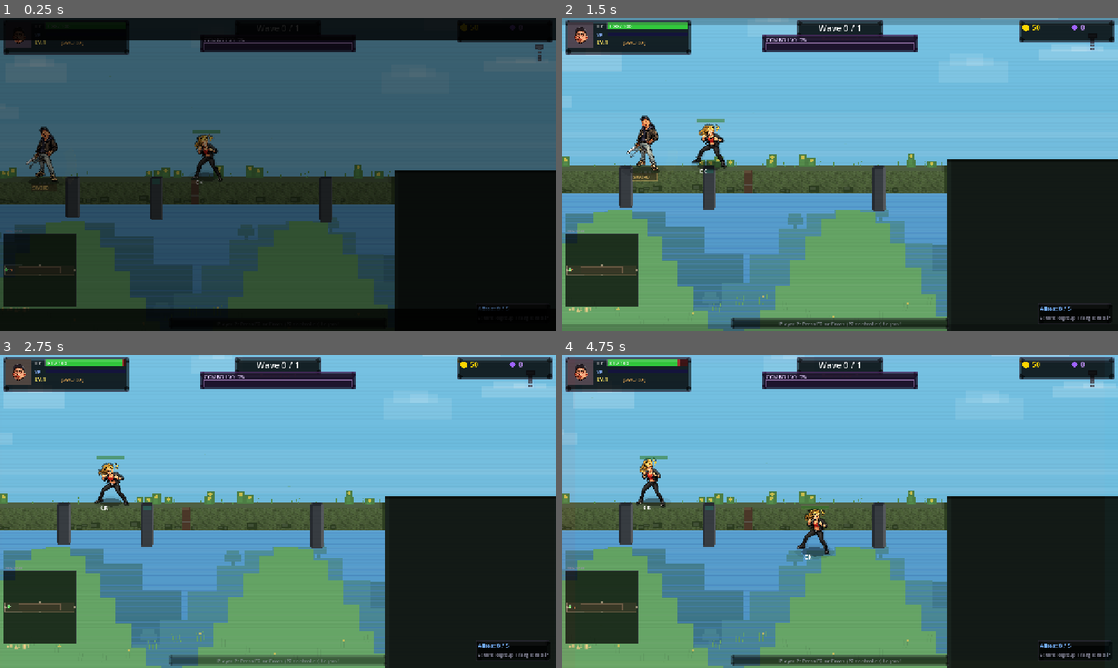
Above: before the commit, frames 1-4 (two rows, left to right).
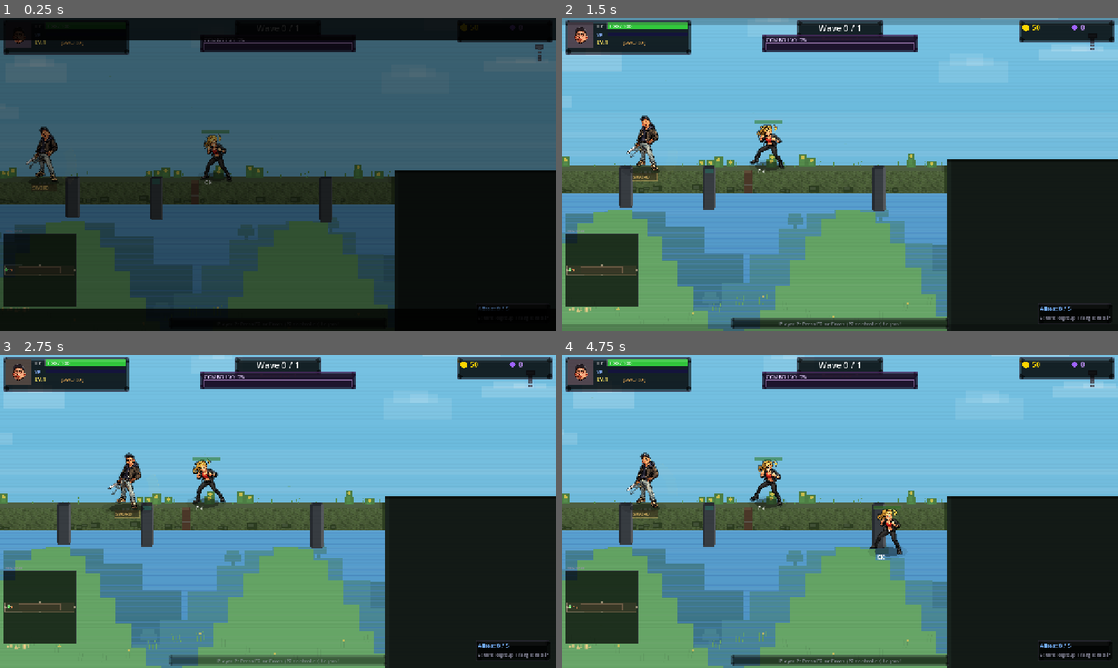
Above: after the commit, the same moments.

Repository: Flyvendedk799/SnakeGameGodot
Game: Godot game, scene res://main_game/main_game.tscn
Same seed, same stepped clock (60 frames per second), same inputs: the game is played once before the commit and once after it. This scene is started directly instead of the project's main scene.
Inputs (mouse positions are in pixels of both pictures, inside the frame that each line leads up to):
- Up to frame 1 (0.25 s): no input
- Up to frame 2 (1.5 s): tap Enter (ui_accept) at 0.5 s; move the mouse to (962, 158) at 0.52 s; hold D (move_right) 0.53-1.25 s; tap V (block) at 0.6 s; click (962, 158) at 0.67 s; tap Tab (open_shop) at 0.77 s; drag from (728, 190) to (812, 237) at 1.27 s
- Up to frame 3 (2.75 s): move the mouse to (333, 442) at 2.02 s; hold D (move_right) from 2.03 s (still down); tap V (block) at 2.1 s
- Up to frame 4 (4.75 s): release D (move_right) at 2.75 s; drag from (812, 574) to (673, 464) at 2.77 s; move the mouse to (1006, 558) at 3.52 s; hold A (move_left) 3.53-4.25 s; tap C (grapple) at 3.6 s; tap Tab (open_shop) at 3.77 s; tap V (block) at 3.8 s; drag from (673, 464) to (756, 433) at 4.27 s

The runs differ from the first frame. In frame 1, 0.6% of the frame differs, in the area x 34-42%, y 35-54%; in frame 2, 1.0%; in frame 3, 1.6%; in frame 4, 2.3%, in the area x 2-62%, y 1-82%.
Error after the commit: Invalid call. Nonexistent function 'get_blocking_door_on_line' in base 'Node2D (LinearMap)'. (res://karen_defense/entities/enemy.gd:207)

Commit message:
Improve Karen Defense enemy pathing and collision perf

Diff:
--- a/karen_defense/entities/enemy.gd
+++ b/karen_defense/entities/enemy.gd
@@ -44,6 +44,8 @@
 var last_damager = null
 var nav_waypoint: Vector2 = Vector2.ZERO
 var nav_repath_timer: float = 0.0
+var nav_path: Array[Vector2] = []
+var nav_path_index: int = 0
 var stuck_timer: float = 0.0
 var last_pos: Vector2 = Vector2.ZERO
 
@@ -154,13 +156,6 @@
 			game.particles.emit_burst(position.x, position.y, Color8(120, 120, 140), 4)
 
 func _state_chasing(delta, game):
-	# Check for nearby closed doors (inner keep / compartment doors)
-	var door = game.map.get_nearest_closed_door(position, 60.0)
-	if door:
-		target_door = door
-		state = EnemyState.ATTACKING_DOOR
-		return
-
 	# Build candidate list from all alive players + allies — chase across entire map
 	# Prioritize players over allies (enemies are drawn to the main threat)
 	var best_target = null
@@ -207,7 +202,20 @@
 	if best_dist <= attack_range:
 		state = EnemyState.ATTACKING
 		return
+
+	# If a blocking door is right in front of us, prioritize forcing it.
+	var direct_door = game.map.get_blocking_door_on_line(position, best_target.position, entity_size)
+	if direct_door and position.distance_to(direct_door.position) < 70.0:
+		target_door = direct_door
+		state = EnemyState.ATTACKING_DOOR
+		return
+
 	var chase_point = _resolve_chase_point(best_target.position, game)
+	var path_door = game.map.get_blocking_door_on_line(position, chase_point, entity_size)
+	if path_door and position.distance_to(path_door.position) < 70.0:
+		target_door = path_door
+		state = EnemyState.ATTACKING_DOOR
+		return
 	var dir = (chase_point - position)
 	if dir.length() > 1:
 		last_dir = dir.normalized()
@@ -223,23 +231,71 @@
 			stuck_timer = 0.0
 
 func _resolve_chase_point(target_pos: Vector2, game) -> Vector2:
-	if nav_repath_timer <= 0 or nav_waypoint == Vector2.ZERO or position.distance_to(nav_waypoint) < 22.0:
-		nav_waypoint = Vector2.ZERO
-		if not game.map.is_line_walkable(position, target_pos, entity_size):
-			var best = Vector2.ZERO
-			var best_score = INF
-			for wp in game.map.get_navigation_waypoints():
-				if not game.map.is_line_walkable(position, wp, entity_size):
-					continue
-				if not game.map.is_line_walkable(wp, target_pos, entity_size):
-					continue
-				var score = position.distance_to(wp) + wp.distance_to(target_pos)
-				if score < best_score:
-					best_score = score
-					best = wp
-			nav_waypoint = best
-		nav_repath_timer = 0.25
-	return nav_waypoint if nav_waypoint != Vector2.ZERO else target_pos
+	if nav_repath_timer <= 0 or nav_path.is_empty():
+		_build_nav_path(target_pos, game)
+		nav_repath_timer = 0.5
+	if not nav_path.is_empty():
+		if nav_path_index < nav_path.size() and position.distance_to(nav_path[nav_path_index]) < 24.0:
+			nav_path_index += 1
+		if nav_path_index < nav_path.size():
+			nav_waypoint = nav_path[nav_path_index]
+			return nav_waypoint
+		nav_path.clear()
+		nav_path_index = 0
+	return target_pos
+
+func _build_nav_path(target_pos: Vector2, game):
+	nav_path.clear()
+	nav_path_index = 0
+	if game.map.is_line_walkable_static(position, target_pos, entity_size):
+		return
+	var points = game.map.get_navigation_waypoints()
+	points.append(position)
+	var start_idx = points.size() - 1
+	points.append(target_pos)
+	var goal_idx = points.size() - 1
+	var g_score: Dictionary = {start_idx: 0.0}
+	var f_score: Dictionary = {start_idx: position.distance_to(target_pos)}
+	var came_from: Dictionary = {}
+	var open: Array[int] = [start_idx]
+
+	while not open.is_empty():
+		var current = open[0]
+		var current_f = f_score.get(current, INF)
+		for idx in open:
+			var cand_f = f_score.get(idx, INF)
+			if cand_f < current_f:
+				current_f = cand_f
+				current = idx
+		if current == goal_idx:
+			_reconstruct_nav_path(came_from, points, goal_idx)
+			return
+		open.erase(current)
+		for neighbor in range(points.size()):
+			if neighbor == current:
+				continue
+			if not game.map.is_line_walkable_static(points[current], points[neighbor], entity_size):
+				continue
+			var tentative_g = g_score.get(current, INF) + points[current].distance_to(points[neighbor])
+			if tentative_g >= g_score.get(neighbor, INF):
+				continue
+			came_from[neighbor] = current
+			g_score[neighbor] = tentative_g
+			f_score[neighbor] = tentative_g + points[neighbor].distance_to(points[goal_idx])
+			if not open.has(neighbor):
+				open.append(neighbor)
+
+func _reconstruct_nav_path(came_from: Dictionary, points: Array, goal_idx: int):
+	var path_idxs: Array[int] = [goal_idx]
+	var cur = goal_idx
+	while came_from.has(cur):
+		cur = came_from[cur]
+		path_idxs.push_front(cur)
+	nav_path.clear()
+	for idx in path_idxs:
+		nav_path.append(points[idx])
+	if not nav_path.is_empty() and position.distance_to(nav_path[0]) < 8.0:
+		nav_path.remove_at(0)
 
 func _state_attacking(_delta, game):
 	if chase_target == null or (chase_target is AllyEntity and chase_target.current_hp <= 0):
--- a/karen_defense/map/fort_map.gd
+++ b/karen_defense/map/fort_map.gd
@@ -54,6 +54,7 @@
 var spawn_points: Array[Vector2] = []
 var wall_rects: Array[Rect2] = []
 var obstacle_rects: Array[Rect2] = []
+var static_collision_rects: Array[Rect2] = []
 var terrain_rects: Array = []  # Array of {rect: Rect2, type: TerrainType, blocks_movement: bool, blocks_vision: bool, movement_penalty: float}
 var bg_texture: Texture2D = null
 var bg_tint: Color = Color(1.0, 1.0, 1.0)
@@ -95,6 +96,7 @@
 		bg_texture = null
 	bg_tint = map_config.get("bg_tint", Color(1.0, 1.0, 1.0))
 	_rebuild_obstacles()
+	_rebuild_static_collision_rects()
 	queue_redraw()
 
 func _apply_dimensions(new_scale: float):
@@ -201,6 +203,7 @@
 				doors[i].is_vertical = maze_door_defs[mi].is_vertical
 
 	_rebuild_obstacles()
+	_rebuild_static_collision_rects()
 	queue_redraw()
 
 func expand(new_scale: float):
@@ -246,6 +249,21 @@
 	):
 		terrain_rects.append(t)
 
+func _rebuild_static_collision_rects():
+	"""Cache static collision shapes (everything except barricades/doors)."""
+	static_collision_rects.clear()
+	for t in terrain_rects:
+		if t.blocks_movement:
+			static_collision_rects.append(t.rect)
+	for rect in wall_rects:
+		static_collision_rects.append(rect)
+	for rect in keep_wall_rects:
+		static_collision_rects.append(rect)
+	for rect in corridor_wall_rects:
+		static_collision_rects.append(rect)
+	for rect in obstacle_rects:
+		static_collision_rects.append(rect)
+
 func _build_maze():
 	"""Generate internal corridor walls and door positions for the maze layout."""
 	corridor_wall_rects.clear()
@@ -381,6 +399,7 @@
 
 
 func is_line_walkable(from_pos: Vector2, to_pos: Vector2, radius: float = 10.0) -> bool:
+	# Full test: includes dynamic blockers such as doors/barricades.
 	var dist = from_pos.distance_to(to_pos)
 	if dist <= 1.0:
 		return true
@@ -393,6 +412,44 @@
 			return false
 	return true
 
+func is_line_walkable_static(from_pos: Vector2, to_pos: Vector2, radius: float = 10.0) -> bool:
+	"""Line test against static world geometry (ignores doors/barricades)."""
+	var dist = from_pos.distance_to(to_pos)
+	if dist <= 1.0:
+		return true
+	var steps = int(ceil(dist / 26.0))
+	for i in range(steps + 1):
+		var t = float(i) / float(maxi(steps, 1))
+		var sample = from_pos.lerp(to_pos, t)
+		var resolved = resolve_collision_static(sample, radius)
+		if resolved.distance_to(sample) > 0.75:
+			return false
+	return true
+
+func get_blocking_door_on_line(from_pos: Vector2, to_pos: Vector2, radius: float = 10.0):
+	"""Returns first closed door blocking travel along a segment, else null."""
+	var best = null
+	var best_t = INF
+	var dist = from_pos.distance_to(to_pos)
+	if dist <= 1.0:
+		return null
+	var steps = int(ceil(dist / 18.0))
+	for d in doors:
+		if not d.is_blocking():
+			continue
+		var d_rect = d.get_collision_rect()
+		if d_rect.size.length_squared() <= 0.001:
+			continue
+		for i in range(steps + 1):
+			var t = float(i) / float(maxi(steps, 1))
+			var sample = from_pos.lerp(to_pos, t)
+			if _point_hits_rect(sample, radius, d_rect):
+				if t < best_t:
+					best_t = t
+					best = d
+				break
+	return best
+
 func get_navigation_waypoints() -> Array[Vector2]:
 	var points: Array[Vector2] = []
 	for ep in entrance_positions:
@@ -441,21 +498,8 @@
 # --- Collision ---
 
 func resolve_collision(pos: Vector2, radius: float) -> Vector2:
-	# Push out of terrain that blocks movement
-	for t in terrain_rects:
-		if t.blocks_movement:
-			pos = _push_out_of_rect(pos, radius, t.rect)
-	# Push out of outer wall segments
-	for rect in wall_rects:
-		pos = _push_out_of_rect(pos, radius, rect)
-	# Push out of inner keep wall segments
-	for rect in keep_wall_rects:
-		pos = _push_out_of_rect(pos, radius, rect)
-	# Push out of corridor maze walls
-	for rect in corridor_wall_rects:
-		pos = _push_out_of_rect(pos, radius, rect)
-	# Push out of obstacles
-	for rect in obstacle_rects:
+	# Push out of static geometry (cached)
+	for rect in static_collision_rects:
 		pos = _push_out_of_rect(pos, radius, rect)
 	# Push out of intact barricades
 	for b in barricades:
@@ -470,6 +514,16 @@
 		if d_rect.size.length() > 0:
 			pos = _push_out_of_rect(pos, radius, d_rect)
 	return pos
+
+func resolve_collision_static(pos: Vector2, radius: float) -> Vector2:
+	for rect in static_collision_rects:
+		pos = _push_out_of_rect(pos, radius, rect)
+	return pos
+
+func _point_hits_rect(point: Vector2, radius: float, rect: Rect2) -> bool:
+	var closest_x = clampf(point.x, rect.position.x, rect.position.x + rect.size.x)
+	var closest_y = clampf(point.y, rect.position.y, rect.position.y + rect.size.y)
+	return point.distance_to(Vector2(closest_x, closest_y)) < radius
 
 func _push_out_of_rect(pos: Vector2, radius: float, rect: Rect2) -> Vector2:
 	var closest_x = clampf(pos.x, rect.position.x, rect.position.x + rect.size.x)
